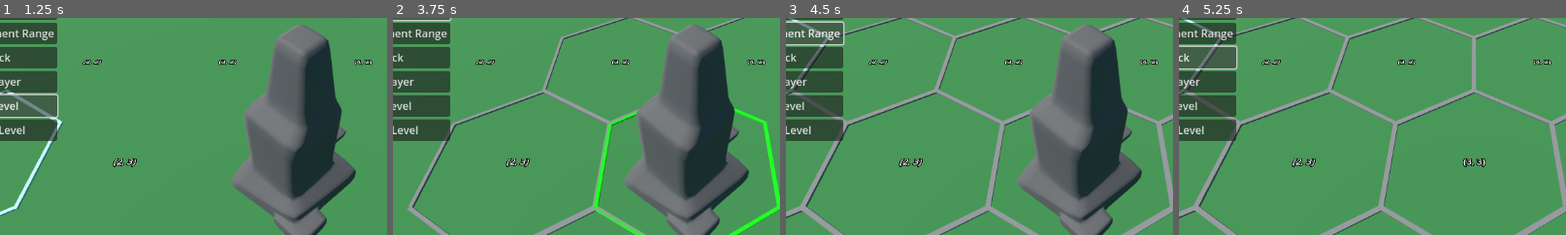
Above: before the commit, frames 1-4 (left to right).
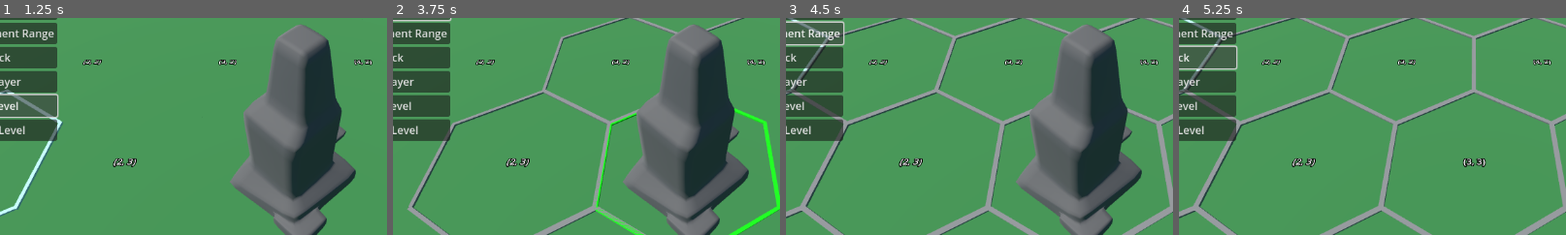
Above: after the commit, the same moments.

Repository: nheeb/spell-tactics
Game: Godot game, scene res://Logic/Main.tscn
Same seed, same stepped clock (60 frames per second), same inputs: the game is played once before the commit and once after it.
Inputs:
- Up to frame 1 (1.25 s): click "Serialize Level" at 0.5 s
- Up to frame 2 (3.75 s): click "Deserialize Level" at 1.25 s; click "Draw Line (TODO)" at 2 s; click "Draw Shortest Path" at 2.75 s; click "Highlight All Rocks" at 3.5 s
- Up to frame 3 (4.5 s): click "Highlight Movement Range" at 4.25 s
- Up to frame 4 (5.25 s): click "Move Rock" at 5 s
The pictures show only the part of the screen within x 12-62%, y 16-65%; the shares and areas given below are measured in that part.

Frame 1 is identical in both runs. In frame 2, 0.3% of the frame differs, in the area x 51-63%, y 43-88%; in frame 3, less than 0.1%; in frame 4, less than 0.1%.
Error before the commit: Parse Error: Class "LevelState" hides a global script class.

Commit message:
implement level deserialization

Diff:
--- a/Entities/Entity.gd
+++ b/Entities/Entity.gd
@@ -27,6 +27,7 @@
 func serialize() -> EntityState:
 	print("-- Serializing %s --" % type.internal_name)
 	var state: EntityState = EntityState.new()
+	state.type = type
 
 	if logical_entity != null:
 		for prop in logical_entity.get_property_list():
--- a/Entities/PlayerEntity.gd
+++ b/Entities/PlayerEntity.gd
@@ -1,3 +1,5 @@
 class_name PlayerEntity extends HPEntity
 
 var secret_msg = "serialize me"
+
+var prop := -1
--- a/Logic/Tiles/Level.gd
+++ b/Logic/Tiles/Level.gd
@@ -23,18 +23,21 @@
 var TileScene = preload("res://Logic/Tiles/Tile.tscn")
 const Q_BASIS: Vector2 = Vector2(sqrt(3), 0)
 const R_BASIS: Vector2 = Vector2(sqrt(3)/2, 3./2)
-const ROCK_ENTITY := preload("res://Entities/Environment/Rock.tres")
-const WATER_ENTITY := preload("res://Entities/Environment/Water.tres")
-const PLAYER_ENTITY := preload("res://Entities/PlayerResource.tres")
+
+func init_tiles_array(n_rows, n_cols):
+	for i in range(n_rows):
+		tiles.append([])
+		for j in range(n_cols):
+			tiles[i].append(null)
+	self.n_rows = n_rows
+	self.n_cols = n_cols
+
 func init_basic_grid(n: int):
 	# The origin tile will have coordinates (r=n, q=n).
 	# This makes it so the top-left tile will have coordinates 0,0 in the tiles 2D array
 	# The origin tile will be centered at the position of the Level node.
 	# initiate 2d Array, it will have dimensions (2n, 2n)
-	for i in range(2*n + 1):
-		tiles.append([])
-		for j in range(2*n+1):
-			tiles[i].append(null)
+	init_tiles_array(2*n+1, 2*n+1)
 
 	for r in range(0, 2*n + 1):
 		for q in range(0, 2*n + 1):
@@ -43,25 +46,10 @@
 			if tile_distance(r, q, n, n) > n:
 				continue
 
-			# TODO put this into some create_tile method
-			var new_tile: Tile = TileScene.instantiate()
+			var new_tile = Tile.create(r, q, n, n)
 			add_child(new_tile)
 			new_tile.owner = self
-			var xz_translation: Vector2 = (r-n) * Q_BASIS + (q-n) * R_BASIS
-			new_tile.position = Vector3(xz_translation.x, 0.0, xz_translation.y)
-			new_tile.get_node("DebugLabel").text = "(%s, %s)" % [r, q]
-			new_tile.r = r
-			new_tile.q = q
-			new_tile.name = "Tile_%02d_%02d" % [r, q]
 			tiles[r][q] = new_tile
-
-	# let's add a rock to the center tile
-	add_entity(3, 3, ROCK_ENTITY)
-	add_entity(3, 4, WATER_ENTITY)
-	self.player = add_entity(0, 6, PLAYER_ENTITY)
-
-	n_rows = 2 * n + 1
-	n_cols = 2 * n + 1
 
 ## Serialize the whole tile grid and all entities.
 func serialize() -> LevelState:
@@ -79,20 +67,17 @@
 	level_state.tiles = tile_data
 	return level_state
 
-static func deserialize(state: LevelState) -> Level:
-	#var level_state: LevelState = ResourceLoader.load()
-	return null
 
 func save_to_disk(path: String = ""):
 	var state: LevelState = serialize()
-	var err = ResourceSaver.save(state, path, ResourceSaver.FLAG_BUNDLE_RESOURCES)
+	var err = ResourceSaver.save(state, path) # , ResourceSaver.FLAG_BUNDLE_RESOURCES)
 
 	if not err == OK:
 		printerr("Err when saving level state: ", err)
 
 static func load_from_disk(path: String) -> Level:
 	var level_state: LevelState = ResourceLoader.load(path)
-	return null
+	return level_state.deserialize()
 
 func add_entity(r: int, q: int, entity_type: EntityType) -> Entity:
 	# should entities only be part of tiles or do we want a second data structure outside?
--- a/Logic/Tiles/State/EntityState.gd
+++ b/Logic/Tiles/State/EntityState.gd
@@ -9,6 +9,13 @@
 
 
 ## the current tile will be set from outside, as the Tile deserialize will call this.
-func to_entity() -> Entity:
-	# TODO
-	return null
+func deserialize() -> Entity:
+	var entity = type.create_entity()
+	for prop_name in entity_props.keys():
+		entity.set(prop_name, entity_props[prop_name])
+
+	if entity.logical_entity != null:
+		for prop_name in script_props.keys():
+			entity.logical_entity.set(prop_name, script_props[prop_name])
+
+	return entity
--- a/Logic/Tiles/State/LevelState.gd
+++ b/Logic/Tiles/State/LevelState.gd
@@ -4,3 +4,15 @@
 # columns for initiating the 2D tile array
 @export var rows: int
 @export var columns: int
+
+
+func deserialize() -> Level:
+	var level := Level.new()
+	level.init_tiles_array(rows, columns)
+
+	var tile: Tile
+	for tile_data in tiles:
+		tile = tile_data.deserialize(rows, columns)
+		level.add_child(tile)
+		level.tiles[tile_data.r][tile_data.q] = tile
+	return level
--- a/Logic/Tiles/State/TileState.gd
+++ b/Logic/Tiles/State/TileState.gd
@@ -3,3 +3,15 @@
 @export var r: int
 @export var q: int
 @export var entities: Array[EntityState]
+
+
+
+func deserialize(n_rows: int, n_cols: int) -> Tile:
+	var tile = Tile.create(r, q, n_rows/2 + n_rows % 1, n_cols/2 + n_cols % 1)
+	#var ents: Array[Entity] = []
+	var ent: Entity
+	for entity_data in entities:
+		ent = entity_data.deserialize()
+		tile.add_entity(ent)
+
+	return tile
--- a/Logic/Tiles/Tile.gd
+++ b/Logic/Tiles/Tile.gd
@@ -7,9 +7,18 @@
 var q: int
 
 
-static func create(r, q) -> Tile:
-	# TODO
-	return null
+
+const TILE = preload("res://Logic/Tiles/Tile.tscn")
+static func create(r, q, n_rows, n_cols) -> Tile:
+	var tile = TILE.instantiate()
+	var xz_translation: Vector2 = (r-n_rows) * Level.Q_BASIS + (q-n_cols) * Level.R_BASIS
+	tile.position = Vector3(xz_translation.x, 0.0, xz_translation.y)
+
+	tile.get_node("DebugLabel").text = "(%s, %s)" % [r, q]
+	tile.r = r
+	tile.q = q
+	tile.name = "Tile_%02d_%02d" % [r, q]
+	return tile
 
 
 func _on_area_3d_mouse_entered() -> void:
--- a/Prototype/Prototyping.gd
+++ b/Prototype/Prototyping.gd
@@ -1,7 +1,14 @@
 extends Node3D
 
+const ROCK_ENTITY := preload("res://Entities/Environment/Rock.tres")
+const WATER_ENTITY := preload("res://Entities/Environment/Water.tres")
+const PLAYER_ENTITY := preload("res://Entities/PlayerResource.tres")
 func _ready() -> void:
 	$Level.init_basic_grid(3)
+	# let's add some prototyping entities to the level
+	$Level.add_entity(3, 3, ROCK_ENTITY)
+	$Level.add_entity(3, 4, WATER_ENTITY)
+	$Level.player = $Level.add_entity(0, 6, PLAYER_ENTITY)
 
 
 var flip := false
@@ -81,4 +88,9 @@
 
 
 func _on_load_level_pressed() -> void:
-	$Level.load_from_disk("user://level.tres")
+	var loaded_level = Level.load_from_disk("user://level.tres")
+	loaded_level.name = "Level"
+	$Level.free()
+	add_child(loaded_level)
+
+	print(loaded_level.global_transform)
--- a/Spells/SpellLogic.gd
+++ b/Spells/SpellLogic.gd
@@ -42,7 +42,9 @@
 func cast(payment: Array[Game.Energy]) -> void:
 	if is_unlocked() and is_payment_valid(payment) and is_current_cast_valid():
 		pay_for_spell(payment)
-		casting_effect()
+		# Style: use signal instead?
+		# What exactly is the seperation between Spell and SpellLogic?
+		# Thoguth SpellLogic would be mostly static
 		Game.combat.card_utility.discard(spell)
 	else:
 		printerr("Invalid cast of spell")
